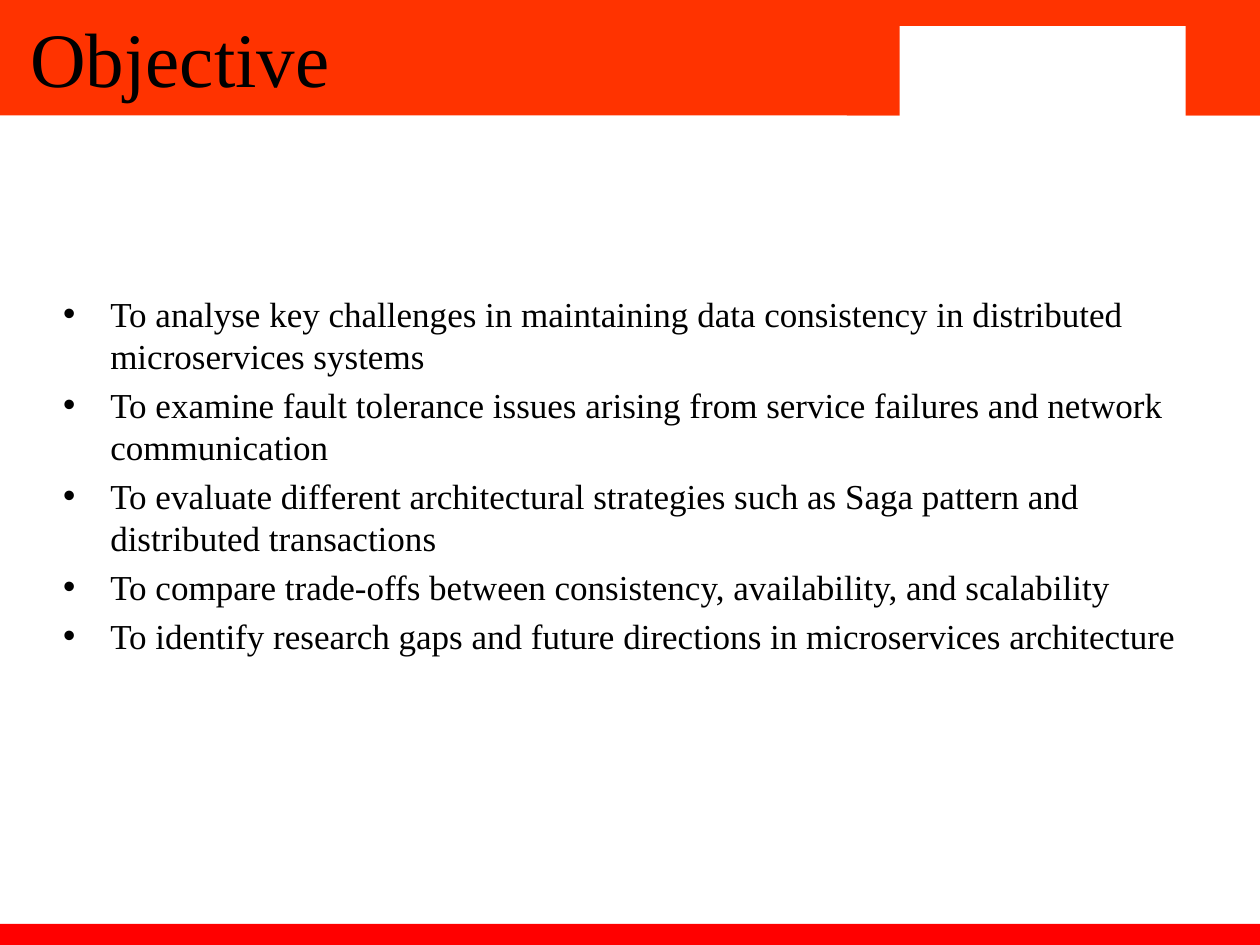
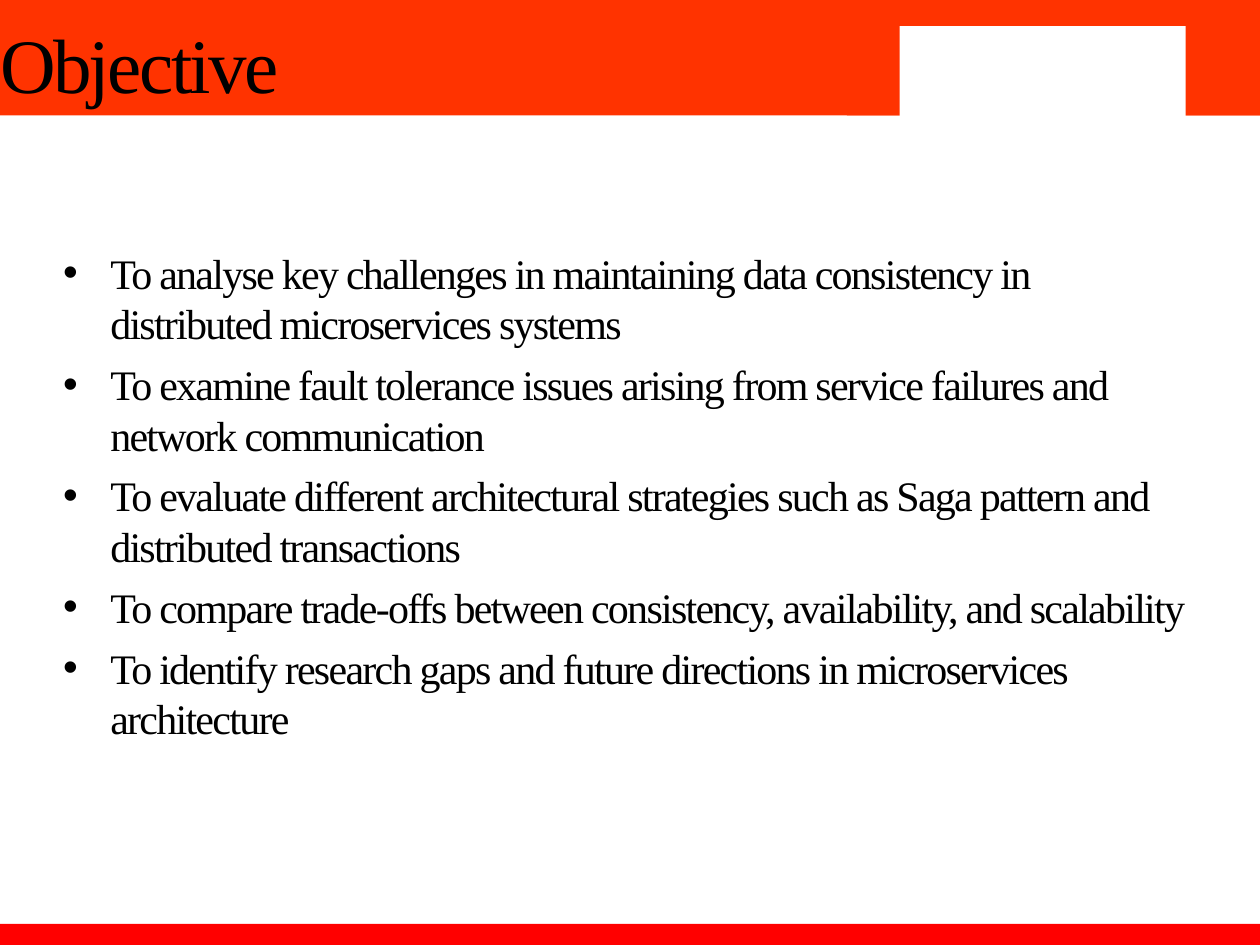
Before and after one commit to sethidevang/COOP, a slide deck: slide 2 of report/2210991489_DevangSethi_PPT.pptx. Drawn at 1260x945 pixels with LibreOffice and Linux fonts; fonts in the diff are those of the drawing; background and template pictures are left out. Boxes give left, top, right and bottom in pixels: in the first picture for what was removed or moved away, otherwise in the second. Text is boxed around its words. In the diff, an @@ line names an element or a change of style, - is before the commit and + after.

```diff
--- a/report/2210991489_DevangSethi_PPT.pptx
+++ b/report/2210991489_DevangSethi_PPT.pptx
@@ title "Objective" moved from (x1=30, y1=33, x2=329, y2=102) to (x1=0, y1=39, x2=279, y2=108) @@
@@ title "Objective" at (x1=0, y1=39, x2=279, y2=108): letter spacing 0 to -1.5 pt; line spacing 0.9 to 1 @@
@@ text "To analyse key challenges in ..." at (x1=110, y1=260, x2=1185, y2=735): size 20 to 24 pt, letter spacing 0 to -1 pt; indent changed; more space between paragraphs @@
```
Also in this commit, not shown: 13 other slides changed, 3 other files.
